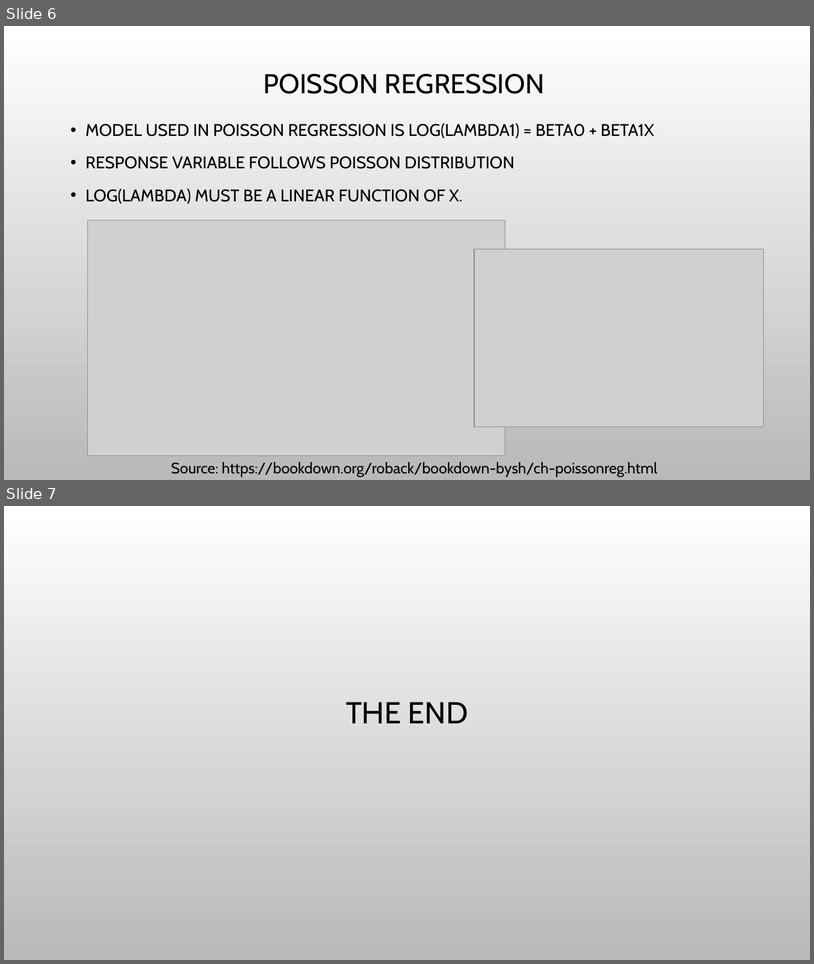
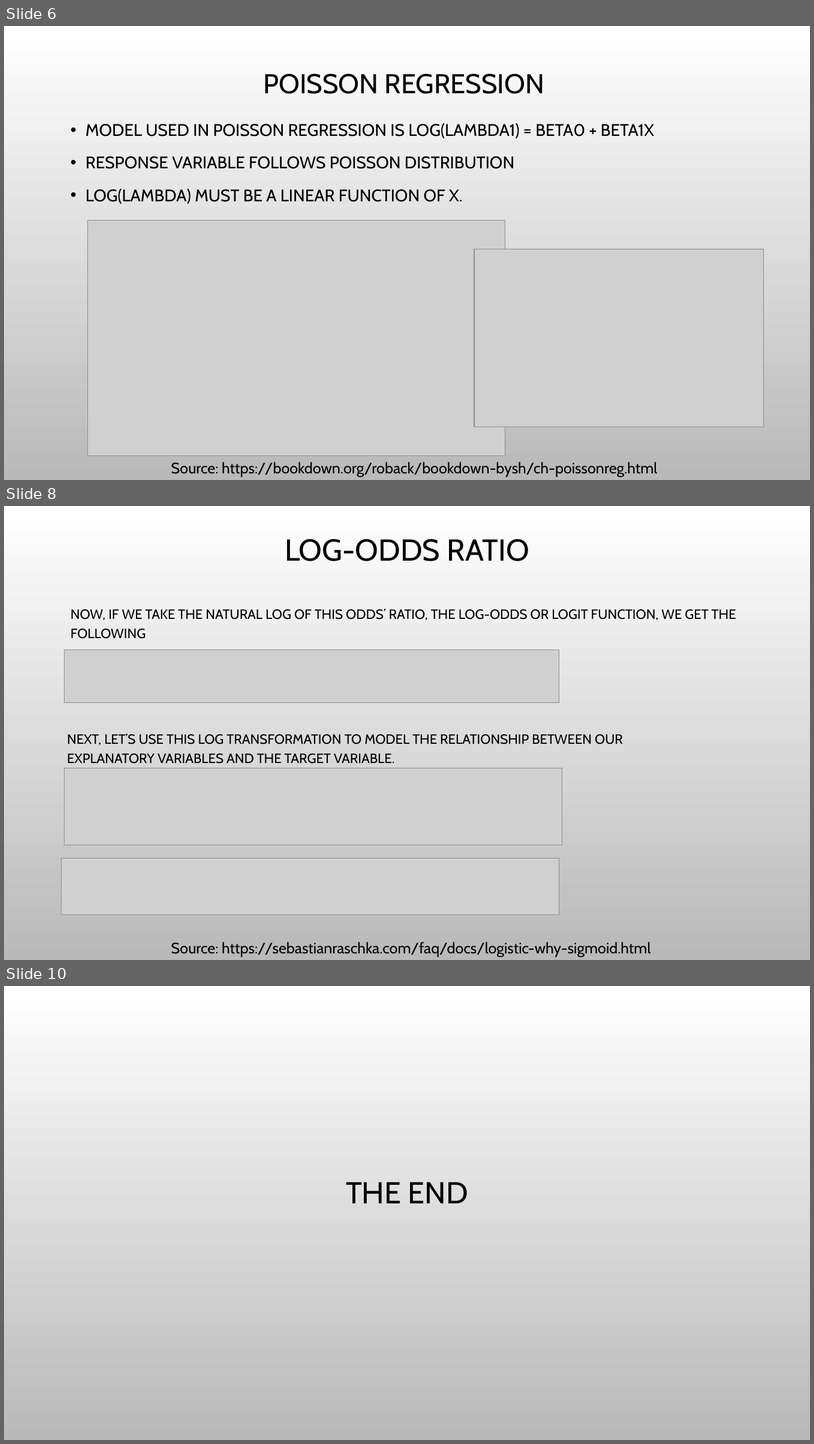
Before and after one commit to arunabh15091989/LighthouseLabs-LectureNotes, a slide deck: W5D2/Generalized linear models and logistic regression.pptx. Shown one above the other, each under a label of ours: slides 6 and 7 before the commit, slides 6, 8 and 10 after it; the slides between them are not shown. The pictures are 814x964 and 814x1444 pixels, drawn with LibreOffice and Linux fonts; fonts in the diff are those of the drawing; grey boxes stand for pictures; background and template pictures are left out. Boxes give left, top, right and bottom in pixels: in the first picture for what was removed or moved away, otherwise in the second. Text is boxed around its words. In the diff, an @@ line names an element or a change of style, - is before the commit and + after.

```diff
--- a/W5D2/Generalized linear models and logistic regression.pptx
+++ b/W5D2/Generalized linear models and logistic regression.pptx
@@ slide 8 added at <box>4,506,810,960</box>, background picture (left out) @@
@@ title added at <box>285,539,530,561</box>, 36 pt, text #000000 @@
+LOG-ODDS RATIO
@@ text added at <box>71,609,737,621</box>, 16 pt, text #000000 @@
+NOW, IF WE TAKE THE NATURAL LOG OF THIS ODDS’ RATIO, THE LOG-ODDS OR LOGIT FUNCTION, WE GET THE FOLLOWING
@@ picture added at <box>65,650,560,703</box> @@
@@ text added at <box>67,733,623,763</box>, 16 pt, text #000000 @@
+NEXT, LET’S USE THIS LOG TRANSFORMATION TO MODEL THE RELATIONSHIP BETWEEN OUR EXPLANATORY VARIABLES AND THE TARGET VARIABLE.
@@ picture added at <box>65,768,563,845</box> @@
@@ picture added at <box>61,858,560,915</box> @@
@@ text added at <box>171,942,651,957</box>, 18 pt, text #000000 @@
+Source: https://sebastianraschka.com/faq/docs/logistic-why-sigmoid.html
@@ what was slide 7 is now slide 10 @@
```
Also in this commit, not shown: 2 other slides added, 2 other files.
